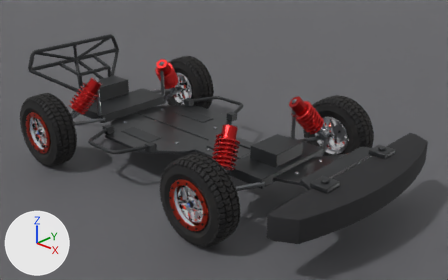
Two versions of the Blender file blender/roboracer_car.blend, one commit apart.
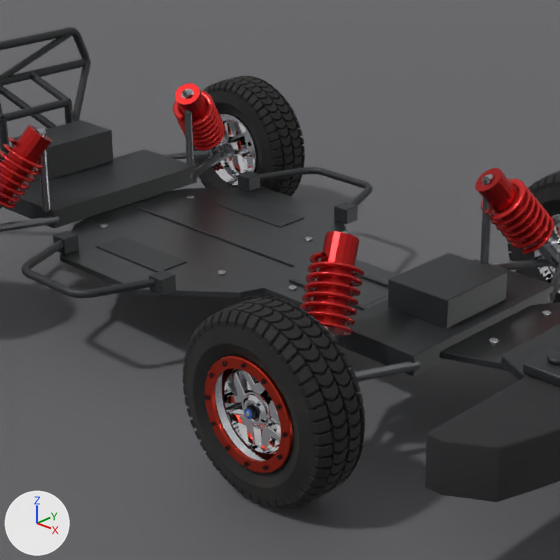
There are two pictures of each version: one whole from a 50 mm camera at (0.79, -0.597, 0.406) aimed at (0.211, 0.018, 0.049), one close up on the part from 18% to 73% of the width and 8% to 96% of the height. Arrows for +X, +Y and +Z are at lower left; the lights stay in place. The first two pictures are the older version.

Names of what the first close-up shows: 'Car_Frame', 'Car_Front_Axle', 'Car_Wheel_Front_L', 'Car_Wheel_Front_R', 'Car_Wheel_Rear_L', 'Ground'.
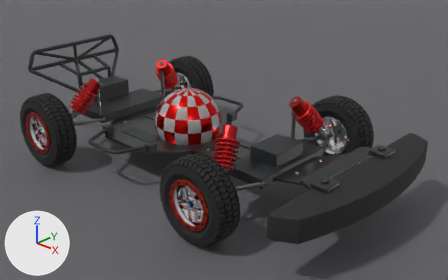
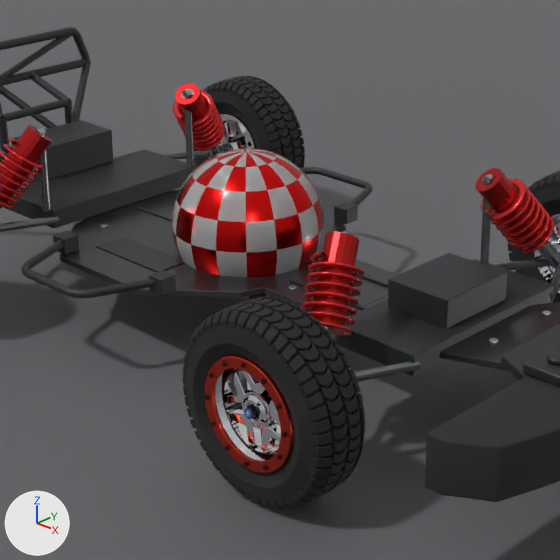
Diff of the bpy script that builds the scene:
```diff
--- a/blender/roboracer_car.blend.py
+++ b/blender/roboracer_car.blend.py
@@ mat_com_red_metal @@
+mat_com_red_metal = principled_material('COM_Red_Metal')
+mat_com_red_metal.base_color = (0.8, 0.01, 0.01)  # red #e71919
+mat_com_red_metal.metallic = 1.0
+mat_com_red_metal.roughness = 0.22
@@ mat_com_light_gray_translucent @@
+mat_com_light_gray_translucent = principled_material('COM_Light_Gray_Translucent')
+mat_com_light_gray_translucent.base_color = (0.65, 0.65, 0.65)  # light grey #d3d3d3
+mat_com_light_gray_translucent.roughness = 0.22
+mat_com_light_gray_translucent.alpha = 0.5
@@ me_center_of_mass_sphere @@
+me_center_of_mass_sphere.from_pydata(...)  # 6050 vertices, 6144 faces; spans x -0.05..0.05, y -0.05..0.05, z -0.05..0.05
+me_center_of_mass_sphere.polygons.foreach_set('use_smooth', [True] * 6144)
+# faces by material slot: [3072, 3072]
+me_center_of_mass_sphere.materials.append(mat_com_light_gray_translucent)  # light grey #d3d3d3
+me_center_of_mass_sphere.materials.append(mat_com_red_metal)  # red #e71919
@@ col_roboracer_center_of_mass @@
+col_roboracer_center_of_mass = bpy.data.collections.new('Roboracer_Center_Of_Mass')
+col_roboracer_center_of_mass.objects.link(ob_roboracer_center_of_mass)
+col_roboracer_center_of_mass.objects.link(ob_center_of_mass_sphere)
@@ ob_car_center_of_mass @@
+ob_car_center_of_mass = bpy.data.objects.new('Car_Center_Of_Mass', None)
+ob_car_center_of_mass.parent = ob_roboracer_car
+ob_car_center_of_mass.location = (0.155, 0.0, 0.0143)
+ob_car_center_of_mass.instance_type = 'COLLECTION'
+ob_car_center_of_mass.instance_collection = col_roboracer_center_of_mass
@@ ob_center_of_mass_sphere @@
+ob_center_of_mass_sphere = bpy.data.objects.new('Center_Of_Mass_Sphere', me_center_of_mass_sphere)
+ob_center_of_mass_sphere.parent = ob_roboracer_center_of_mass
+ob_center_of_mass_sphere.location = (0.0, 0.0, 0.0)
@@ ob_roboracer_center_of_mass @@
+ob_roboracer_center_of_mass = bpy.data.objects.new('Roboracer_Center_Of_Mass', None)
+ob_roboracer_center_of_mass.location = (0.0, 0.0, 0.0)
```

Where the change shows, as pixel boxes (x1, y1, x2, y2) in the close-ups (560 x 560 px):
'Car_Center_Of_Mass', added
    after: (172, 148, 324, 299)
